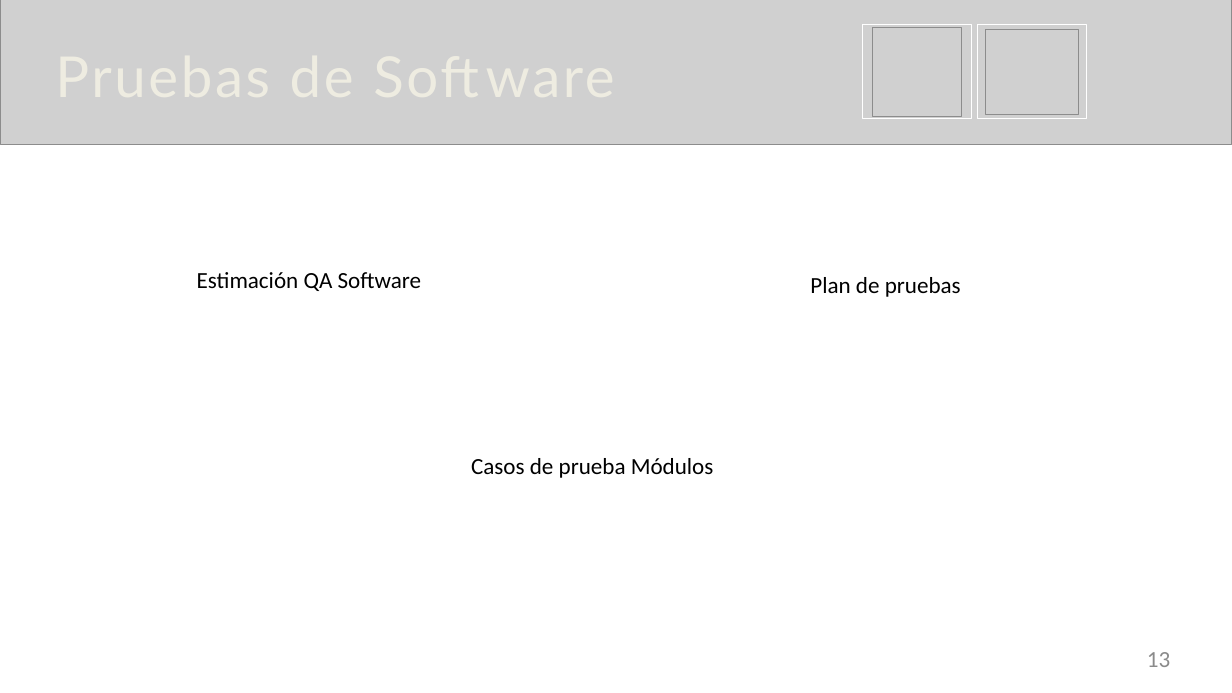
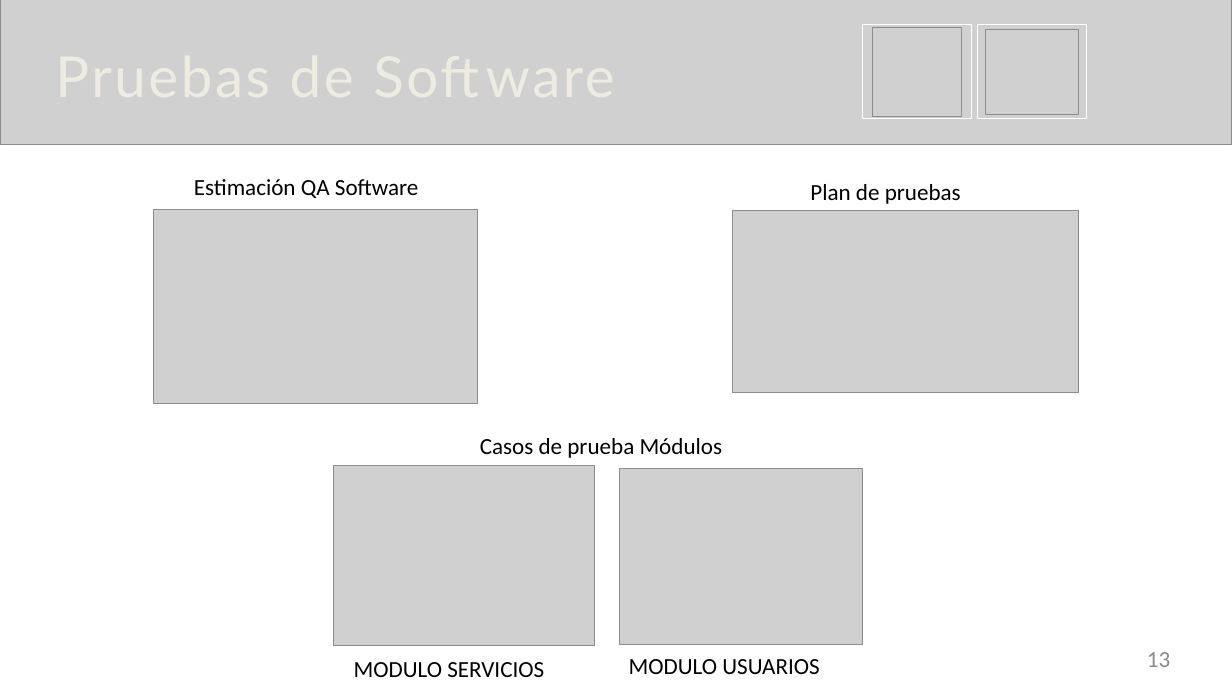
Before and after one commit to mysticalcut/MysticalCut, a slide deck: slide 13 of front/public/Documentacion/Trimestre_5/Presentacion Proyecto/Presentación del Proyecto Mystical cut final (1).pptx. Drawn at 1232x693 pixels with LibreOffice and Linux fonts; fonts in the diff are those of the drawing; grey boxes stand for pictures; background and template pictures are left out. Boxes give left, top, right and bottom in pixels: in the first picture for what was removed or moved away, otherwise in the second. Text is boxed around its words. In the diff, an @@ line names an element or a change of style, - is before the commit and + after.

```diff
--- a/front/public/Documentacion/Trimestre_5/Presentacion Proyecto/Presentación del Proyecto Mystical cut final (1).pptx
+++ b/front/public/Documentacion/Trimestre_5/Presentacion Proyecto/Presentación del Proyecto Mystical cut final (1).pptx
@@ text "Estimación QA Software": place and size @@
-text "Estimación QA Software" at <box>197,272,422,291</box>
+text "Estimación QA Software" at <box>194,179,419,198</box>
@@ text "Plan de pruebas": place and size @@
-text "Plan de pruebas" at <box>810,277,961,297</box>
+text "Plan de pruebas" at <box>810,184,961,204</box>
@@ picture added at <box>154,210,478,404</box> @@
@@ picture added at <box>733,211,1079,393</box> @@
@@ text "Casos de prueba Módulos": place and size @@
-text "Casos de prueba Módulos" at <box>471,458,714,478</box>
+text "Casos de prueba Módulos" at <box>480,438,723,458</box>
@@ picture added at <box>333,466,594,646</box> @@
@@ picture added at <box>620,469,863,645</box> @@
@@ text added at <box>629,659,819,674</box>, 18 pt, text #000000 @@
+MODULO USUARIOS
@@ text added at <box>354,662,544,677</box>, 18 pt, text #000000 @@
+MODULO SERVICIOS
```
Also in this commit, not shown: 2 other slides changed, 1 other file.
